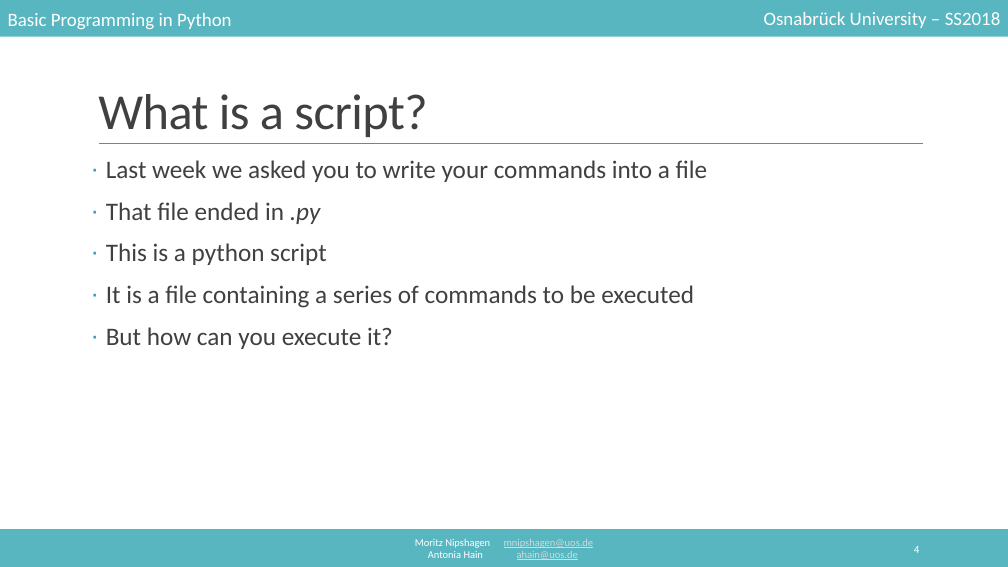
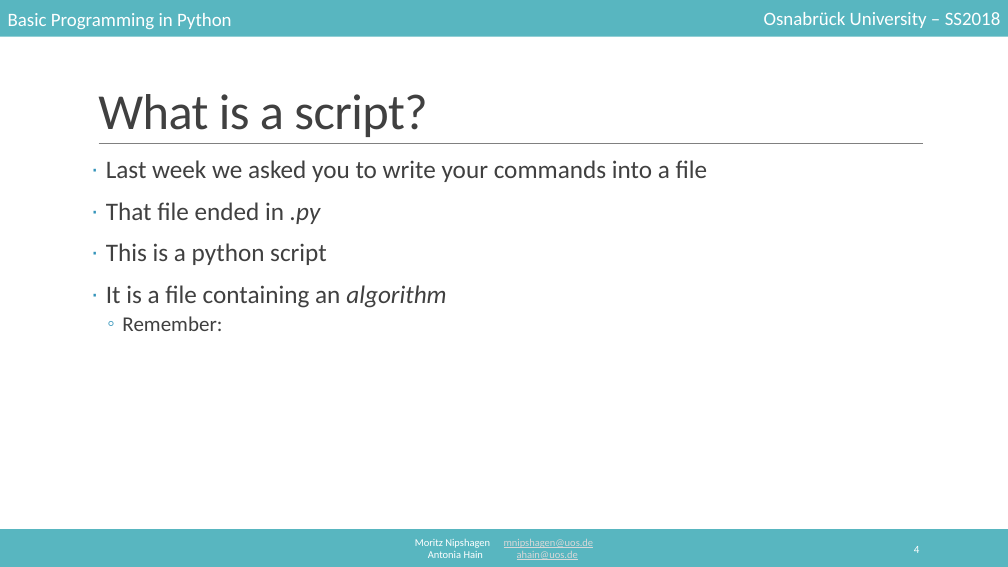
Before and after one commit to mnipshagen/monty, a slide deck: slide 4 of 2018/02/Syntax_and_variables.pptx. Drawn at 1008x567 pixels with LibreOffice and Linux fonts; fonts in the diff are those of the drawing. Boxes give left, top, right and bottom in pixels: in the first picture for what was removed or moved away, otherwise in the second. Text is boxed around its words. In the diff, an @@ line names an element or a change of style, - is before the commit and + after.

```diff
--- a/2018/02/Syntax_and_variables.pptx
+++ b/2018/02/Syntax_and_variables.pptx
@@ text at [106,285,446,331]: text changed @@
-· It is a file containing a series of commands to be executed
-· But how can you execute it?
+· It is a file containing an algorithm
+  ◦ Remember:
```
Also in this commit, not shown: 1 other slide changed, 5 slides removed, 2 other files.
